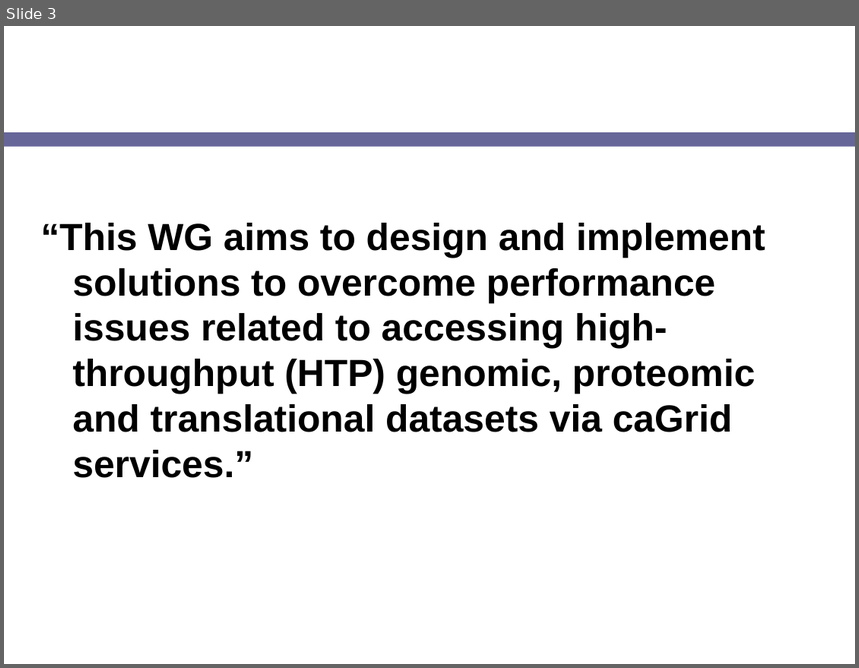
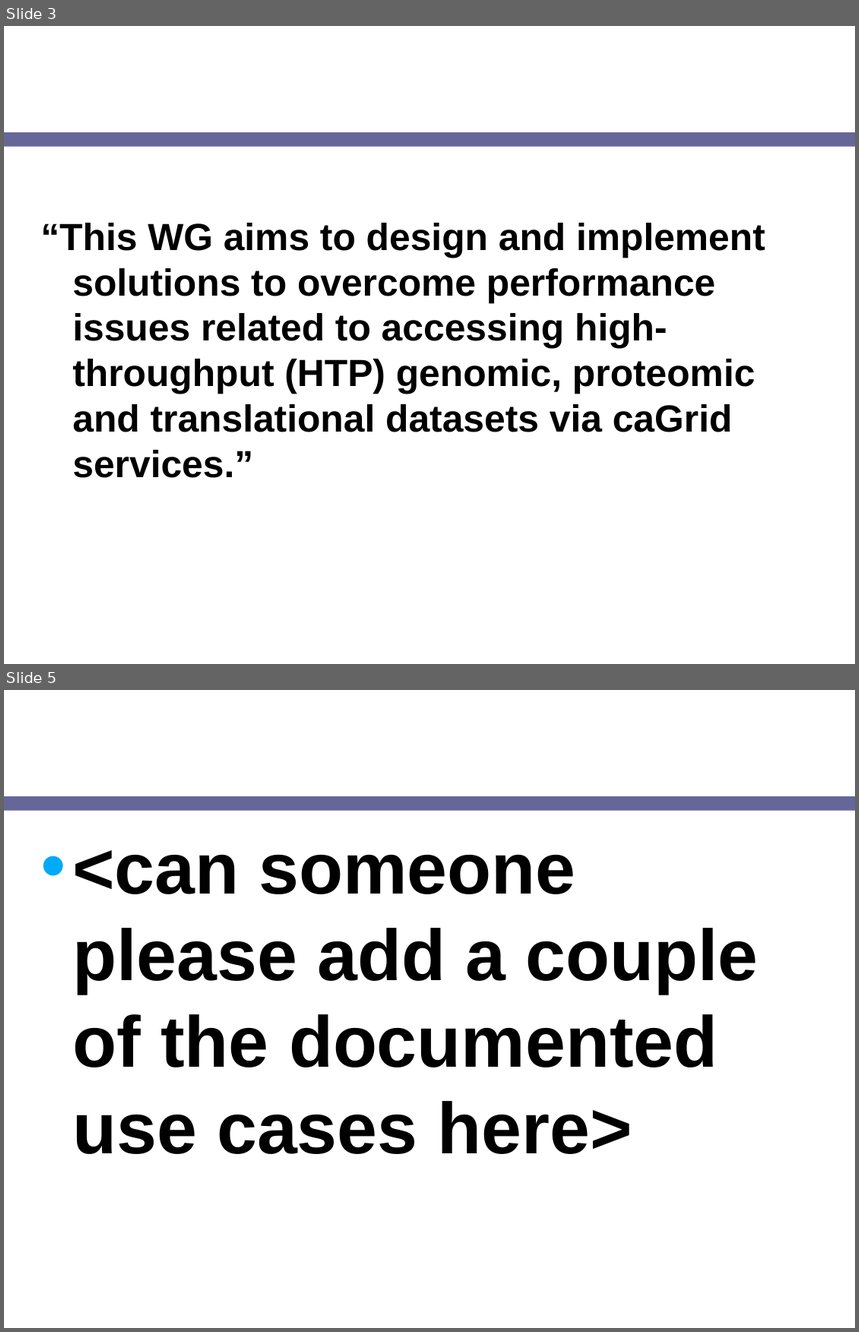
Before and after one commit to NCIP/cagrid-docs, a slide deck: presentations/200708_VCDE_ARCH/20070807_Day2_ICR-HTP-update.ppt. Shown one above the other, each under a label of ours: slide 3 before the commit, slides 3 and 5 after it; the slides between them are not shown. The pictures are 859x668 and 859x1332 pixels, drawn with LibreOffice and Linux fonts; fonts in the diff are those of the drawing; background and template pictures are left out. Boxes give left, top, right and bottom in pixels: in the first picture for what was removed or moved away, otherwise in the second. Text is boxed around its words. In the diff, an @@ line names an element or a change of style, - is before the commit and + after.

```diff
--- a/presentations/200708_VCDE_ARCH/20070807_Day2_ICR-HTP-update.ppt
+++ b/presentations/200708_VCDE_ARCH/20070807_Day2_ICR-HTP-update.ppt
@@ slide 5 added at (4, 690, 855, 1328), background picture (left out); not listed: 1 template element that a slide beside it also shows @@
@@ title added at (32, 690, 671, 790), 24 pt, text #FFFFFF, bold @@
+Use Cases
@@ text added at (72, 850, 759, 1154), 61 pt, text #000000, bold @@
+• <can someone please add a couple of the documented use cases here>
```
Also in this commit, not shown: 5 slides changed, 3 other slides added, 1 slide removed.
